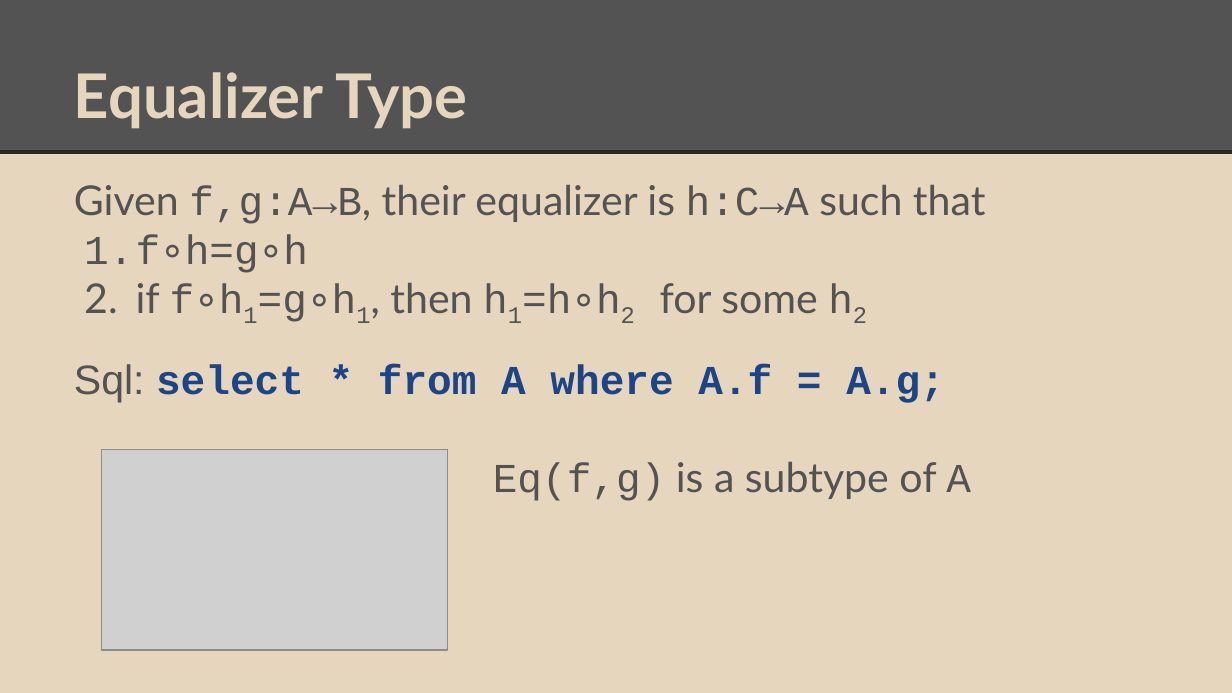
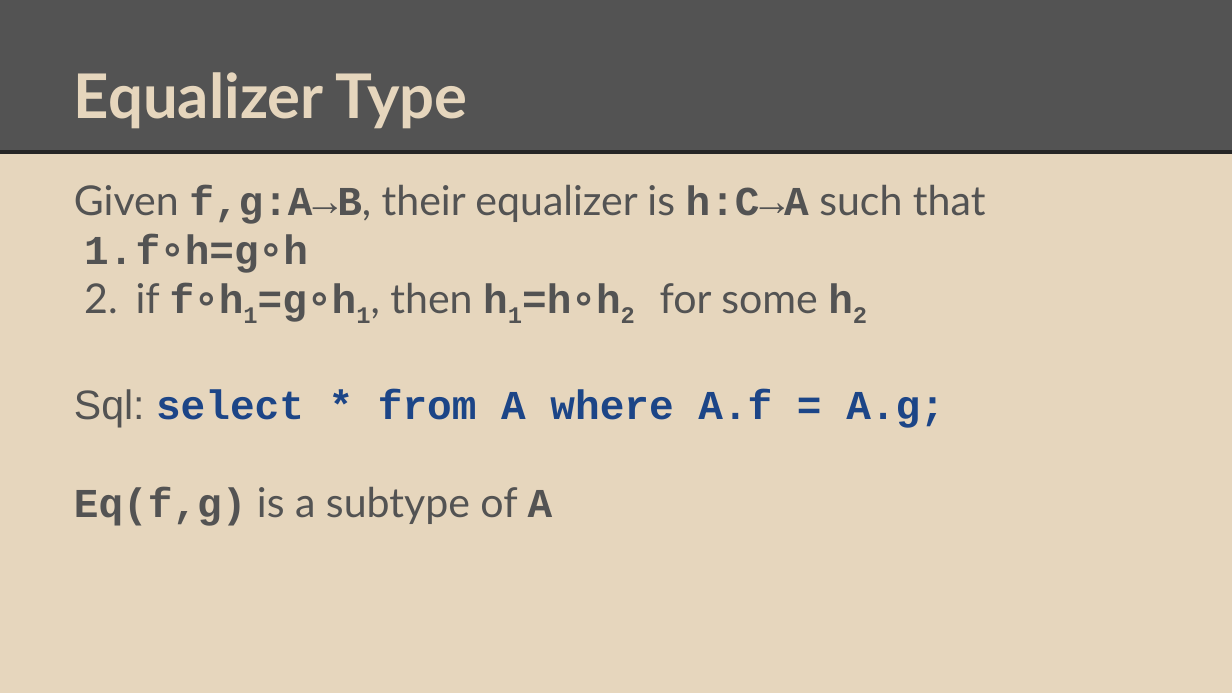
Before and after one commit to degoes-consulting/lambdaconf-2015, a slide deck: slide 21 of speakers/vpatryshev/intuitionistic-type-theory/IntroToIntuitionisticTypeTheory.pptx (slide 17 before the commit). Drawn at 1232x693 pixels with LibreOffice and Linux fonts; fonts in the diff are those of the drawing; grey boxes stand for pictures. Boxes give left, top, right and bottom in pixels: in the first picture for what was removed or moved away, otherwise in the second. Text is boxed around its words. In the diff, an @@ line names an element or a change of style, - is before the commit and + after.

```diff
--- a/speakers/vpatryshev/intuitionistic-type-theory/IntroToIntuitionisticTypeTheory.pptx
+++ b/speakers/vpatryshev/intuitionistic-type-theory/IntroToIntuitionisticTypeTheory.pptx
@@ text at bbox=[74, 185, 985, 526]: bold on in "f,g:A→B, h:C→A", "f∘h=g∘h", "f∘h1=g∘h1, h1=h∘h2 h2", "Eq(f,g) A" @@
@@ picture removed at bbox=[101, 450, 447, 650] @@
```
Also in this commit, not shown: 23 other slides changed, 4 slides added.
